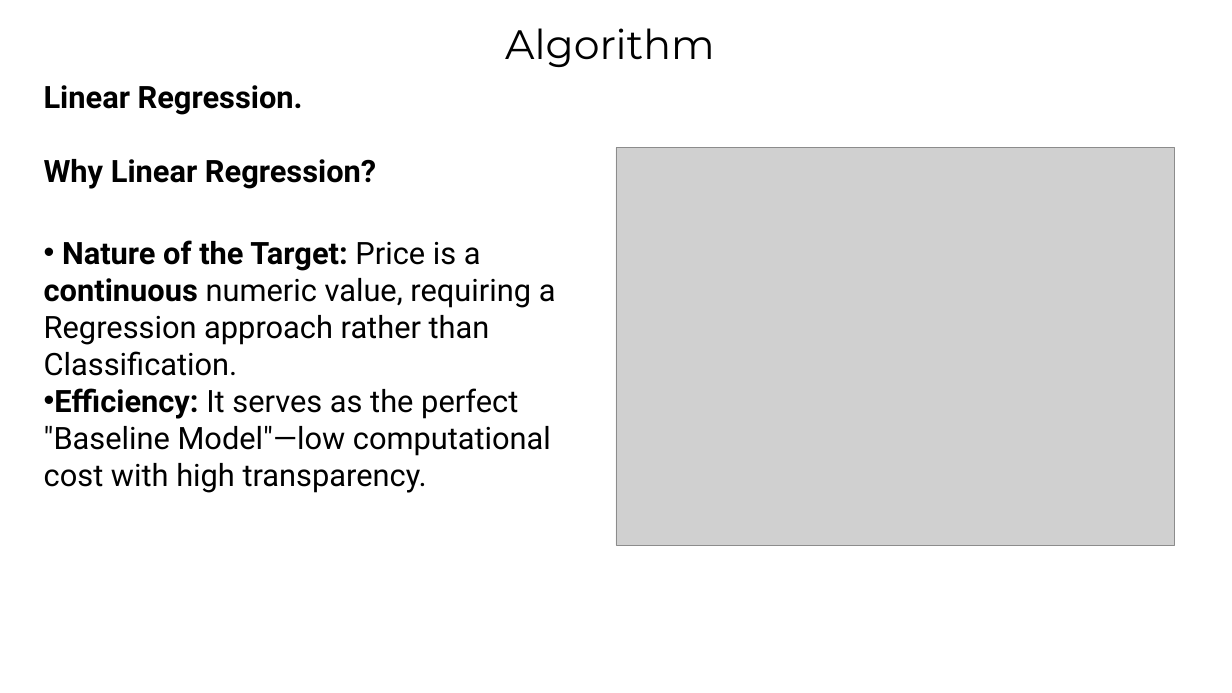
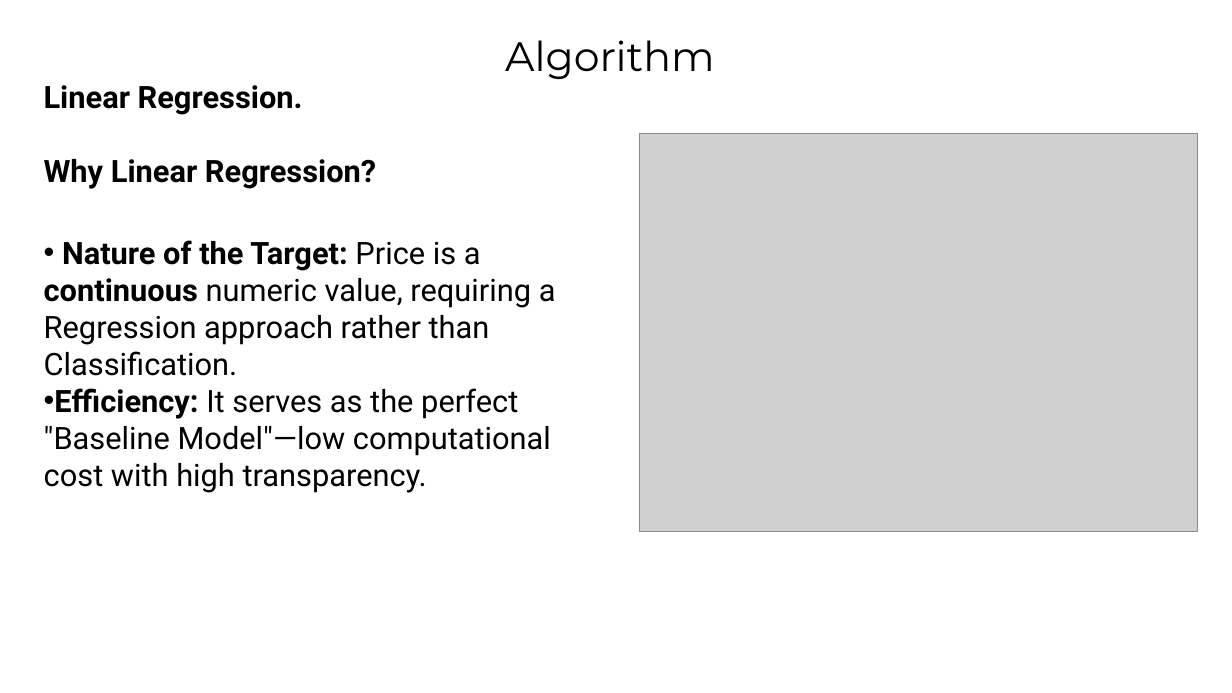
Before and after one commit to RealHaroon/Artificial-Intelligence-Labs, a slide deck: slide 3 of House Price Predictor/House Price Predictor.pptx. Drawn at 1232x693 pixels with LibreOffice and Linux fonts; fonts in the diff are those of the drawing; grey boxes stand for pictures. Boxes give left, top, right and bottom in pixels: in the first picture for what was removed or moved away, otherwise in the second. Text is boxed around its words. In the diff, an @@ line names an element or a change of style, - is before the commit and + after.

```diff
--- a/House Price Predictor/House Price Predictor.pptx
+++ b/House Price Predictor/House Price Predictor.pptx
@@ text "Algorithm": place and size @@
-text "Algorithm" at bbox=[505, 28, 715, 67]
+text "Algorithm" at bbox=[505, 40, 715, 79]
@@ picture: place and size @@
-picture at bbox=[616, 148, 1176, 545]
+picture at bbox=[640, 134, 1199, 531]
```
Also in this commit, not shown: 2 other slides changed, 5 slides added, 1 slide removed, 10 other files.
